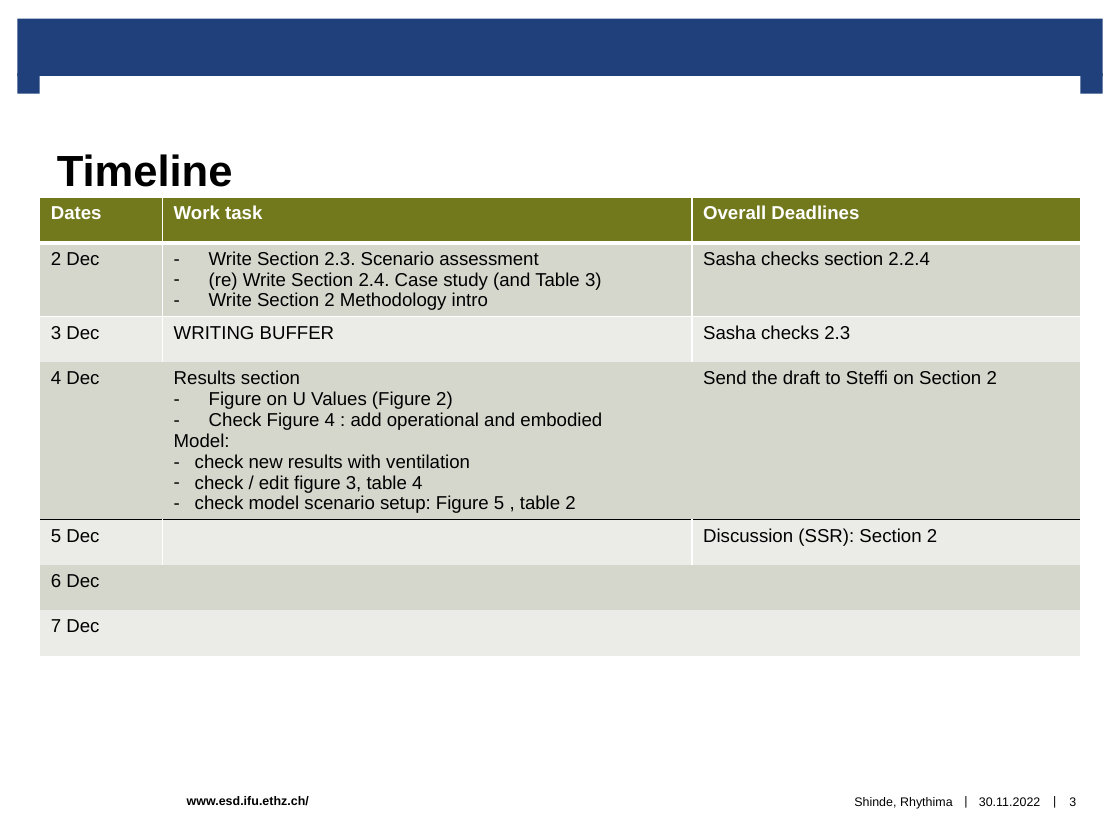
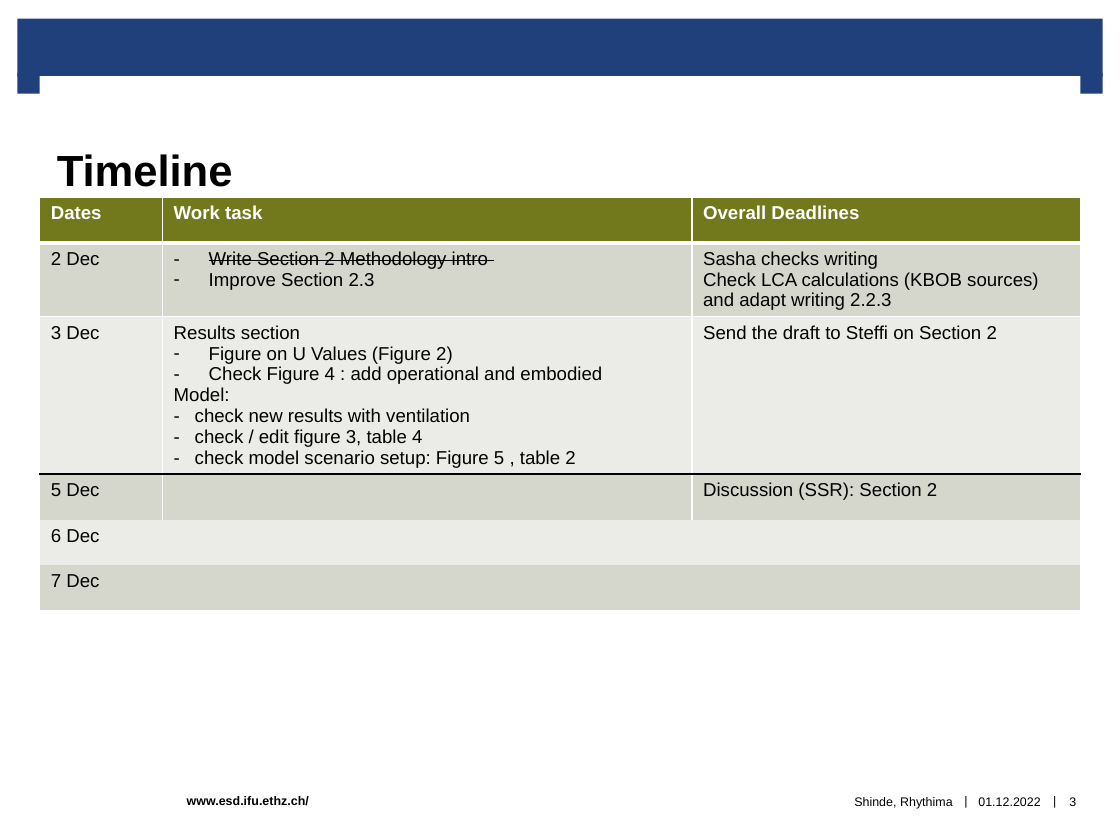
Before and after one commit to rhythimashinde/building-model, a slide deck: slide 3 of final/Discussion_paper.pptx. Drawn at 1120x840 pixels with LibreOffice and Linux fonts; fonts in the diff are those of the drawing; background and template pictures are left out. Boxes give left, top, right and bottom in pixels: in the first picture for what was removed or moved away, otherwise in the second. Text is boxed around its words. In the diff, an @@ line names an element or a change of style, - is before the commit and + after.

```diff
--- a/final/Discussion_paper.pptx
+++ b/final/Discussion_paper.pptx
@@ table at (x1=39, y1=197, x2=1081, y2=625) @@
-row 2: 2 Dec | Write Section 2.3. Scenario assessment / (re) Write Section 2.4. Case study (and Table 3) / Write Section 2 Methodology intro | Sasha checks section 2.2.4
-row 3: 3 Dec | WRITING BUFFER | Sasha checks 2.3
-row 4: 4 Dec | Results section / Figure on U Values (Figure 2) / Check Figure 4 : add operational and embodied / Model: / check new results with ventilation / check / edit figure 3, table 4 / check model scenario setup: Figure 5 , table 2 | Send the draft to Steffi on Section 2
+row 2: 2 Dec | Write Section 2 Methodology intro / Improve Section 2.3 | Sasha checks writing / Check LCA calculations (KBOB sources) and adapt writing 2.2.3
+row 3: 3 Dec | Results section / Figure on U Values (Figure 2) / Check Figure 4 : add operational and embodied / Model: / check new results with ventilation / check / edit figure 3, table 4 / check model scenario setup: Figure 5 , table 2 | Send the draft to Steffi on Section 2
@@ text at (x1=978, y1=797, x2=1040, y2=806): text changed @@
-30.11.2022
+01.12.2022
```
Also in this commit, not shown: 10 other slides changed, 2 other files.
